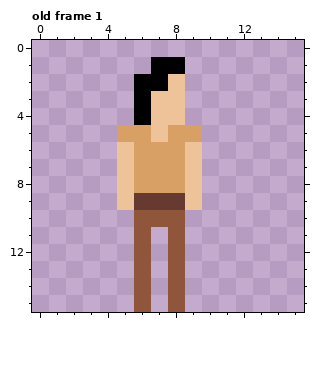
Two states of a pixel-art file, Clicker/Assets/Sprites/Villager1.aseprite. The picture above is the old version.
16x16 pixels, 2 frames. Shown: old frame 1. The commit also changed other frames, which this record leaves out.
The same view after the edit:
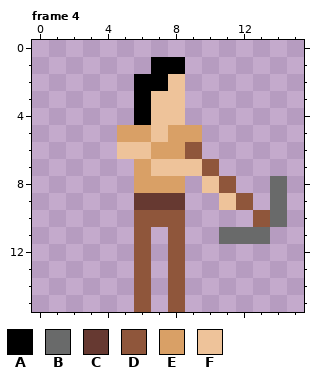
Palette (. is transparent): A #000000  B #696a6a  C #663931  D #8f563b  E #d9a066  F #eec39a
A new or re-ordered frame is compared with the old frame closest to it.
What changed:
frames 2 -> 4
Frame 4 is new; against old frame 1:
There is now colour B in rows 8 to 10 at x 14; in row 11 at x 11 to 13.
There is now colour D in row 7 at x 10; in row 8 at x 11; in row 9 at x 12; in row 10 at x 13.
The edit turns colour F into colour D in row 6 at x 9.
There is now colour F in row 8 at x 10; in row 9 at x 11.
The edit turns colour E into colour F in row 6 at x 6; in row 7 at x 7 to 8.
The edit erases colour F in row 7 at x 5; in rows 8 to 9 at x 5 and 9.
